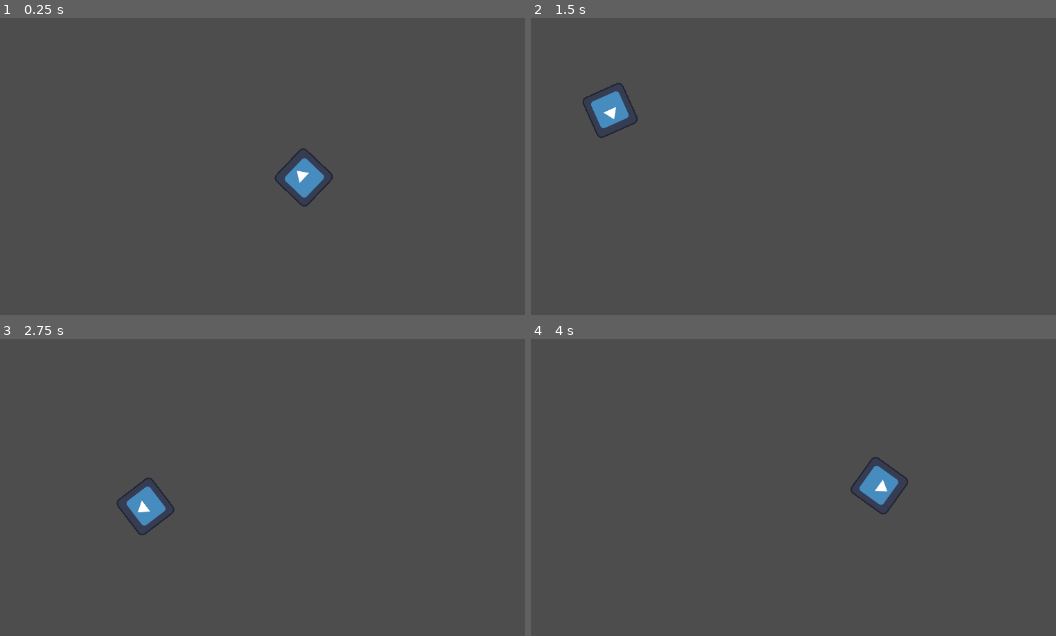
Above: before the commit, frames 1-4 (two rows, left to right).
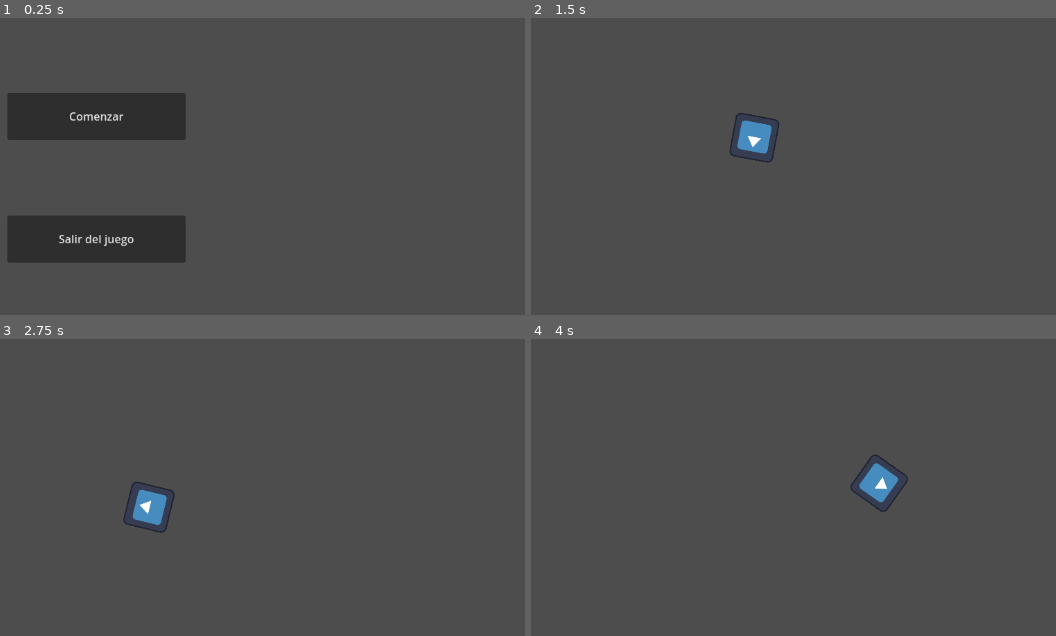
Above: after the commit, the same moments.

Repository: Gonzalo-Pizzolanti/madrid_jam
Game: Godot game, scene res://Scenes/intro_ui.tscn
The game is run twice, just before and just after one commit, with the same random seed, the same clock (stepped at 60 frames per second) and the same inputs. Before the commit the project starts from res://Scenes/world.tscn. The engine's default icon, where the game draws it, is replaced by a stand-in: a white triangle on a blue panel in a dark square. Sound files missing from this copy of the repository are replaced by a short silence.
Inputs (mouse positions are in pixels of both pictures, inside the frame that each line leads up to):
- Up to frame 1 (0.25 s): no input
- Up to frame 2 (1.5 s): click (625, 116) at 0.5 s, where only the run after the commit has a clickable "Comenzar"; move the mouse to (609, 110) at 1.27 s
- Up to frame 3 (2.75 s): move the mouse to (152, 514) at 2.02 s
- Up to frame 4 (4 s): move the mouse to (919, 392) at 2.77 s; move the mouse to (804, 582) at 3.52 s

The runs differ from the first frame. In frame 1, 11% of the frame differs, in the area x 1-64%, y 25-83%; in frame 2, 1.6%; in frame 3, 0.6%; in frame 4, 0.5%.

Commit message:
Basic Intro UI

Diff:
--- /dev/null
+++ b/Scenes/Components/exit_bt.tscn
@@ -0,0 +1,15 @@
+[gd_scene load_steps=3 format=3 uid="uid://bwkwn2tr4t65t"]
+
+[ext_resource type="Script" uid="uid://c8rj54dd6ugb8" path="res://Scripts/Components/UI Bt Logic/exit_bt.gd" id="1_7lbob"]
+[ext_resource type="AudioStream" uid="uid://c7tu13gmesbap" path="res://Scenes/Components/Audio/beep-sound-8333.wav" id="2_sh7cb"]
+
+[node name="ExitBt" type="Button"]
+offset_right = 8.0
+offset_bottom = 8.0
+text = "Salir del juego"
+script = ExtResource("1_7lbob")
+
+[node name="ButtonSound" type="AudioStreamPlayer" parent="."]
+stream = ExtResource("2_sh7cb")
+
+[connection signal="pressed" from="." to="." method="_on_pressed"]
--- /dev/null
+++ b/Scenes/Components/start_bt.tscn
@@ -0,0 +1,15 @@
+[gd_scene load_steps=3 format=3 uid="uid://beuab48co2of0"]
+
+[ext_resource type="Script" uid="uid://cdhyvgb4uuj0d" path="res://Scripts/Components/UI Bt Logic/start_bt.gd" id="1_o7wqe"]
+[ext_resource type="AudioStream" uid="uid://c7tu13gmesbap" path="res://Scenes/Components/Audio/beep-sound-8333.wav" id="2_25jfl"]
+
+[node name="StartBt" type="Button"]
+offset_right = 8.0
+offset_bottom = 8.0
+text = "Comenzar"
+script = ExtResource("1_o7wqe")
+
+[node name="StartSound" type="AudioStreamPlayer" parent="."]
+stream = ExtResource("2_25jfl")
+
+[connection signal="pressed" from="." to="." method="_on_pressed"]
--- /dev/null
+++ b/Scenes/intro_ui.tscn
@@ -0,0 +1,18 @@
+[gd_scene load_steps=3 format=3 uid="uid://bv3ueybty0dm6"]
+
+[ext_resource type="PackedScene" uid="uid://beuab48co2of0" path="res://Scenes/Components/start_bt.tscn" id="1_w6bm0"]
+[ext_resource type="PackedScene" uid="uid://bwkwn2tr4t65t" path="res://Scenes/Components/exit_bt.tscn" id="2_blowu"]
+
+[node name="IntroUI" type="Node2D"]
+
+[node name="StartBt" parent="." instance=ExtResource("1_w6bm0")]
+offset_left = 139.0
+offset_top = 212.0
+offset_right = 396.0
+offset_bottom = 280.0
+
+[node name="ExitBt" parent="." instance=ExtResource("2_blowu")]
+offset_left = 139.0
+offset_top = 389.0
+offset_right = 396.0
+offset_bottom = 457.0
--- /dev/null
+++ b/Scripts/Components/UI Bt Logic/exit_bt.gd
@@ -0,0 +1,20 @@
+extends Button
+@onready var button_sound: AudioStreamPlayer = $ButtonSound
+
+
+# Called when the node enters the scene tree for the first time.
+func _ready() -> void:
+	pass # Replace with function body.
+
+
+# Called every frame. 'delta' is the elapsed time since the previous frame.
+func _process(delta: float) -> void:
+	pass
+
+
+func _on_pressed() -> void:
+	button_sound.playing = true
+	await button_sound.finished
+	print("Closing game")
+	get_tree().quit()
+	pass # Replace with function body.
--- /dev/null
+++ b/Scripts/Components/UI Bt Logic/start_bt.gd
@@ -0,0 +1,19 @@
+extends Button
+@onready var start_sound: AudioStreamPlayer = $StartSound
+const WORLD = preload("res://Scenes/world.tscn")
+
+# Called when the node enters the scene tree for the first time.
+func _ready() -> void:
+	pass # Replace with function body.
+
+
+# Called every frame. 'delta' is the elapsed time since the previous frame.
+func _process(delta: float) -> void:
+	pass
+
+func _on_pressed() -> void:
+	start_sound.playing=true
+	await start_sound.finished
+	get_tree().change_scene_to_packed(WORLD)
+	print("Game starting")
+	pass # Replace with function body.
--- a/project.godot
+++ b/project.godot
@@ -11,7 +11,7 @@
 [application]
 
 config/name="jam"
-run/main_scene="uid://cup3il6c8ldjo"
+run/main_scene="uid://bv3ueybty0dm6"
 config/features=PackedStringArray("4.4", "Forward Plus")
 config/icon="res://icon.svg"
 
Not shown, added: Scenes/Components/Audio/beep-sound-8333.wav.import
Not shown, added: Scripts/Components/UI Bt Logic/exit_bt.gd.uid
Not shown, added: Scripts/Components/UI Bt Logic/start_bt.gd.uid
Not shown, added: Scenes/Components/Audio/beep-sound-8333.wav
